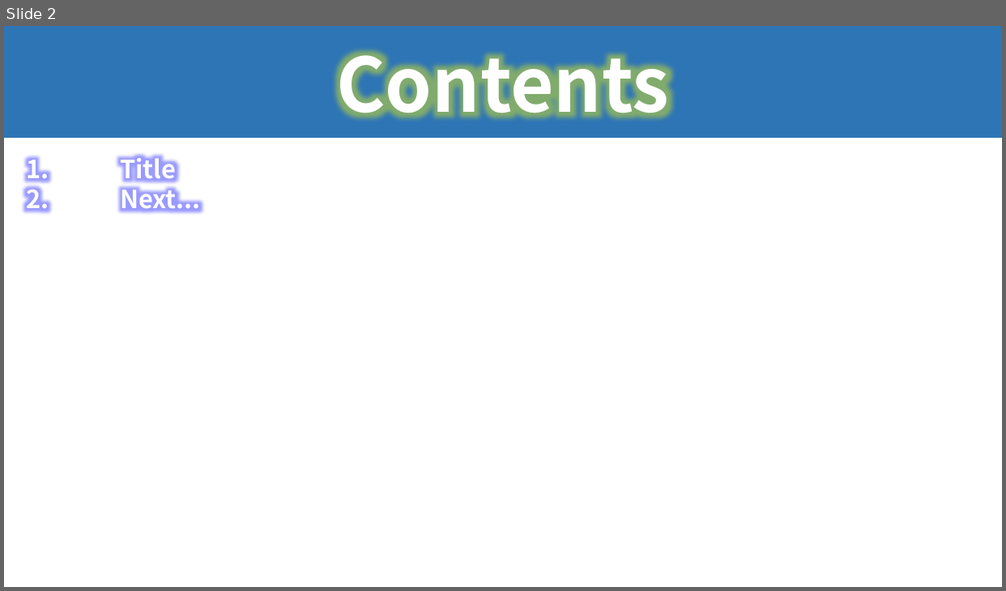
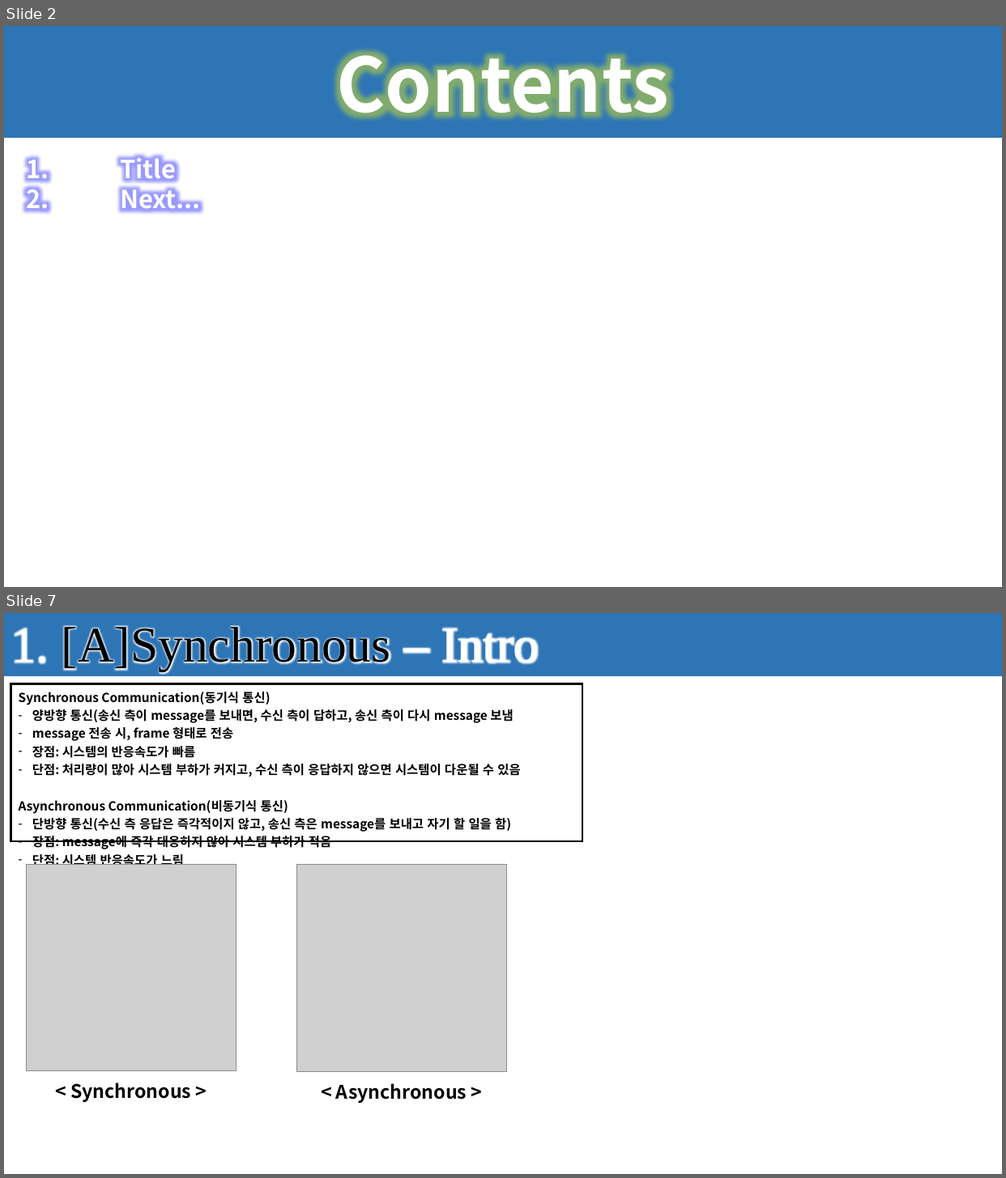
Before and after one commit to seonghokim/Study, a slide deck: Study Material/Firmware Explanation.pptx. Shown one above the other, each under a label of ours: slide 2 before the commit, slides 2 and 7 after it; the slides between them are not shown. The pictures are 1006x591 and 1006x1178 pixels, drawn with LibreOffice and Linux fonts; fonts in the diff are those of the drawing; grey boxes stand for pictures. Boxes give left, top, right and bottom in pixels: in the first picture for what was removed or moved away, otherwise in the second. Text is boxed around its words. In the diff, an @@ line names an element or a change of style, - is before the commit and + after.

```diff
--- a/Study Material/Firmware Explanation.pptx
+++ b/Study Material/Firmware Explanation.pptx
@@ slide 7 added at box(4, 613, 1002, 1174), background #FFFFFF @@
@@ rectangle added at box(4, 613, 1002, 676), fill #404040 @@
@@ rectangle added at box(4, 613, 1002, 677), fill #2E75B6, 48 pt, text #000000 @@
+1. [A]Synchronous – Intro
@@ table added at box(10, 684, 582, 868), 1 rows, 1 columns @@
+Synchronous Communication(동기식 통신) / 양방향 통신(송신 측이 message를 보내면, 수신 측이 답하고, 송신 측이 다시 message 보냄 / message 전송 시, frame 형태로 전송 / 장점: 시스템의 반응속도가 빠름 / 단점: 처리량이 많아 시스템 부하가 커지고, 수신 측이 응답하지 않으면 시스템이 다운될 수 있음 / Asynchronous Communication(비동기식 통신) / 단방향 통신(수신 측 응답은 즉각적이지 않고, 송신 측은 message를 보내고 자기 할 일을 함) / 장점: message에 즉각 대응하지 않아 시스템 부하가 적음 / 단점: 시스템 반응속도가 느림
@@ picture added at box(27, 865, 236, 1071) @@
@@ picture added at box(296, 865, 506, 1072) @@
@@ text added at box(70, 1083, 191, 1102), 18 pt, text #000000, bold @@
+< Synchronous >
@@ text added at box(336, 1084, 467, 1103), 18 pt, text #000000, bold @@
+< Asynchronous >
```
Also in this commit, not shown: 10 other slides added.
